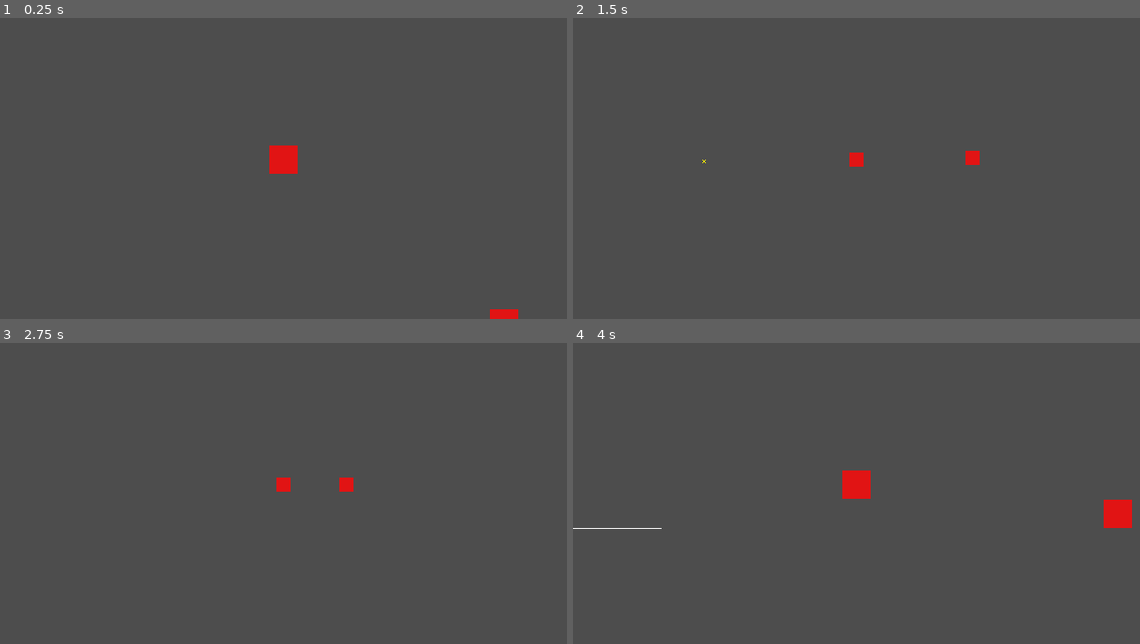
Above: before the commit, frames 1-4 (two rows, left to right).
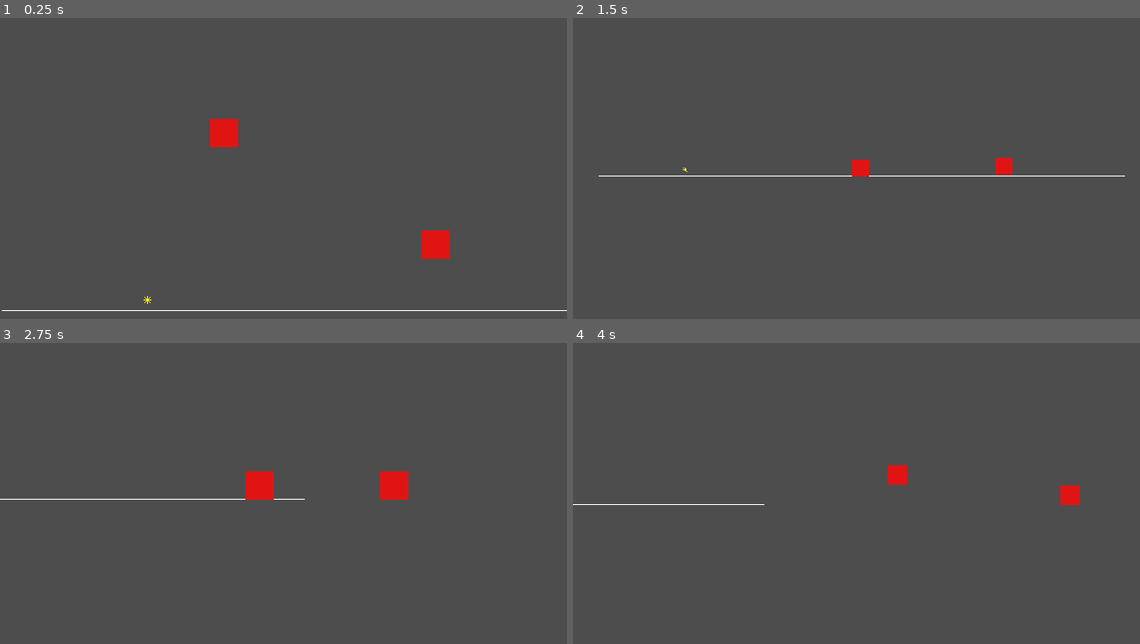
Above: after the commit, the same moments.

Repository: HampusHauffman/gamejam2024
Game: Godot game, scene res://scene/main.tscn
The game is run twice, just before and just after one commit, with the same random seed, the same clock (stepped at 60 frames per second) and the same inputs.
Inputs (mouse positions are in pixels of both pictures, inside the frame that each line leads up to):
- Up to frame 1 (0.25 s): no input
- Up to frame 2 (1.5 s): tap Enter at 0.5 s; move the mouse to (981, 144) at 0.52 s; hold E (zoom_in) 0.53-1.28 s; hold D (right) from 0.53 s (still down); click (981, 144) at 0.67 s; tap W (jump) at 0.77 s; move the mouse to (743, 174) at 1.27 s; tap Q (zoom_out) at 1.35 s
- Up to frame 3 (2.75 s): tap W (jump) at 1.52 s; move the mouse to (340, 415) at 2.02 s; release D (right) at 2.03 s; hold A (left) from 2.03 s (still down); tap Enter at 2.1 s
- Up to frame 4 (4 s): move the mouse to (828, 547) at 2.77 s; release A (left) at 2.78 s; hold D (right) from 2.78 s (still down); tap F at 2.85 s; click (828, 547) at 2.92 s; tap W (jump) at 3.02, 3.77 s; move the mouse to (1026, 532) at 3.52 s; hold E (zoom_in) from 3.53 s (still down)

The runs differ from the first frame. In frame 1, 1.9% of the frame differs, in the area x 0-100%, y 33-100%; in frame 2, 0.7%; in frame 3, 1.3%; in frame 4, 1.5%.

Commit message:
camerafix

Diff:
--- a/scene/main.tscn
+++ b/scene/main.tscn
@@ -28,15 +28,16 @@
 [node name="small_player_1" parent="." instance=ExtResource("1_ksvjd")]
 position = Vector2(-249, -229)
 
-[node name="Camera2D" type="Camera2D" parent="small_player_1"]
-unique_name_in_owner = true
-script = ExtResource("4_w7le7")
-
 [node name="Star" parent="." node_paths=PackedStringArray("players") instance=ExtResource("5_h7rfl")]
 position = Vector2(-336, -12)
 players = NodePath("../small_player_1")
 
 [node name="BasePlayer" parent="." instance=ExtResource("1_ksvjd")]
+position = Vector2(-10, -103)
 zoom = 2.0
 
-[connection signal="tree_entered" from="small_player_1/Camera2D" to="small_player_1/Camera2D" method="_on_tree_entered"]
+[node name="Camera2D" type="Camera2D" parent="."]
+unique_name_in_owner = true
+position = Vector2(-3, -49)
+position_smoothing_enabled = true
+script = ExtResource("4_w7le7")
--- a/script/base_player.gd
+++ b/script/base_player.gd
@@ -21,8 +21,6 @@
 	if isActive:
 		handle_input(delta)
 
-	print(linear_velocity)
-
 func handle_input(delta: float) -> void:
 	if not isActive:
 		return
--- a/script/camera.gd
+++ b/script/camera.gd
@@ -1,15 +1,15 @@
 extends Camera2D
 
+var targetPos : Vector2 = position
+var targetZoom : float = zoom.x
 # Called when the node enters the scene tree for the first time.
 func _ready():
-	pass # Replace with function body.
-
+	pass
 
 # Called every frame. 'delta' is the elapsed time since the previous frame.
 func _process(delta):
-	pass
+	position = position.move_toward(targetPos, delta*40000)
+	zoom = zoom.move_toward(Vector2(1/targetZoom, 1/targetZoom), delta)
 
-
-func _on_tree_entered():
-	var player: BasePlayer = get_parent()
-	zoom = Vector2(1/player.zoom, 1/player.zoom)
+func _zoom(z : int):
+	targetZoom = z
--- a/script/game_manager.gd
+++ b/script/game_manager.gd
@@ -5,6 +5,7 @@
 @export var active_player_index: int = 0
 # The list of players in the scene. These players are only referd to so the camera can switch between them.
 @export var players: Array[BasePlayer] = []
+@onready var camera_2d = %Camera2D
 
 
 # Called when the node enters the scene tree for the first time.
@@ -15,7 +16,7 @@
 
 # Called every frame. 'delta' is the elapsed time since the previous frame.
 func _process(delta: float) -> void:
-	pass
+	camera_2d.targetPos = players[active_player_index].position
 
 
 func _input(event: InputEvent) -> void:
@@ -43,8 +44,5 @@
 
 # Reparent the camera to the new active player
 func change_camera_parent(direction: int) -> void:
-	var camera: Camera2D = players[active_player_index-direction].get_node("Camera2D")
-	if camera:
-		camera.reparent(players[active_player_index])
-		# TODO make this smooth
-		camera.position = Vector2(0, 0)
+	#var camera: Camera2D = players[active_player_index-direction].get_node("Camera2D")
+	camera_2d._zoom(players[active_player_index-direction].zoom)
